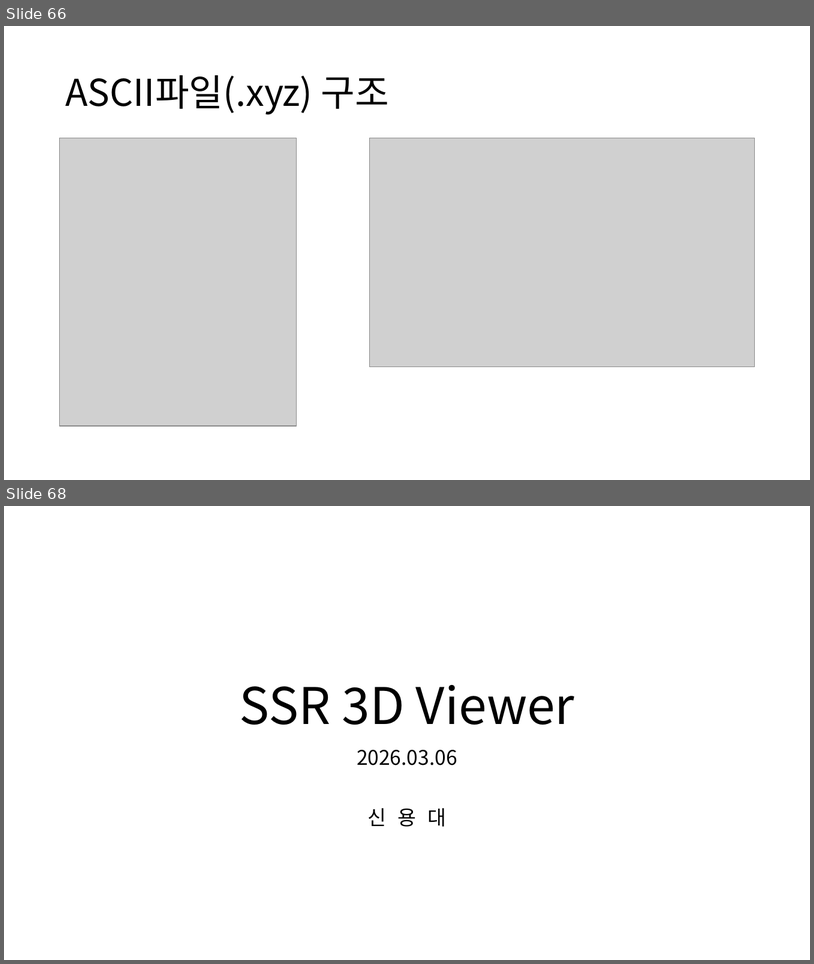
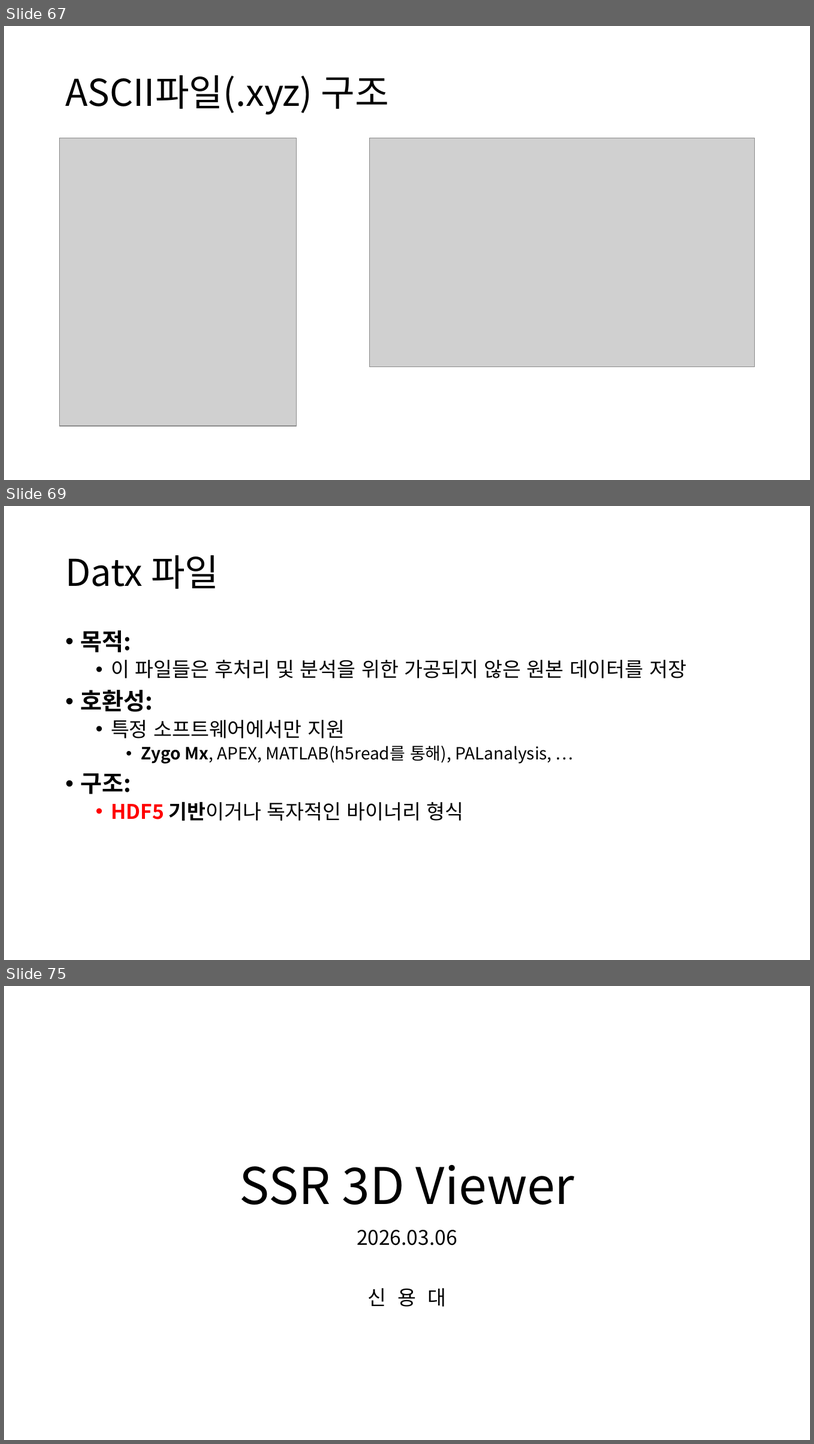
Before and after one commit to ShinYongDae/MyJob, a slide deck: Zygo Software개발.pptx. Shown one above the other, each under a label of ours: slides 66 and 68 before the commit, slides 67, 69 and 75 after it; the slides between them are not shown. The pictures are 814x964 and 814x1444 pixels, drawn with LibreOffice and Linux fonts; fonts in the diff are those of the drawing; grey boxes stand for pictures. Boxes give left, top, right and bottom in pixels: in the first picture for what was removed or moved away, otherwise in the second. Text is boxed around its words. In the diff, an @@ line names an element or a change of style, - is before the commit and + after.

```diff
--- a/Zygo Software개발.pptx
+++ b/Zygo Software개발.pptx
@@ slide 69 added at <box>4,506,810,960</box>, background #FFFFFF @@
@@ title added at <box>65,555,219,589</box>, 44 pt, text #000000 @@
+Datx 파일
@@ text added at <box>81,630,687,820</box>, 24 pt, text #000000 @@
+• 목적:
+  • 이 파일들은 후처리 및 분석을 위한 가공되지 않은 원본 데이터를 저장
+• 호환성:
+  • 특정 소프트웨어에서만 지원
+    • Zygo Mx, APEX, MATLAB(h5read를 통해), PALanalysis, …
+• 구조:
+  • HDF5 기반이거나 독자적인 바이너리 형식
@@ what was slide 66 is now slide 67 @@
@@ what was slide 68 is now slide 75 @@
```
Also in this commit, not shown: 10 other slides added, 1 other file.
